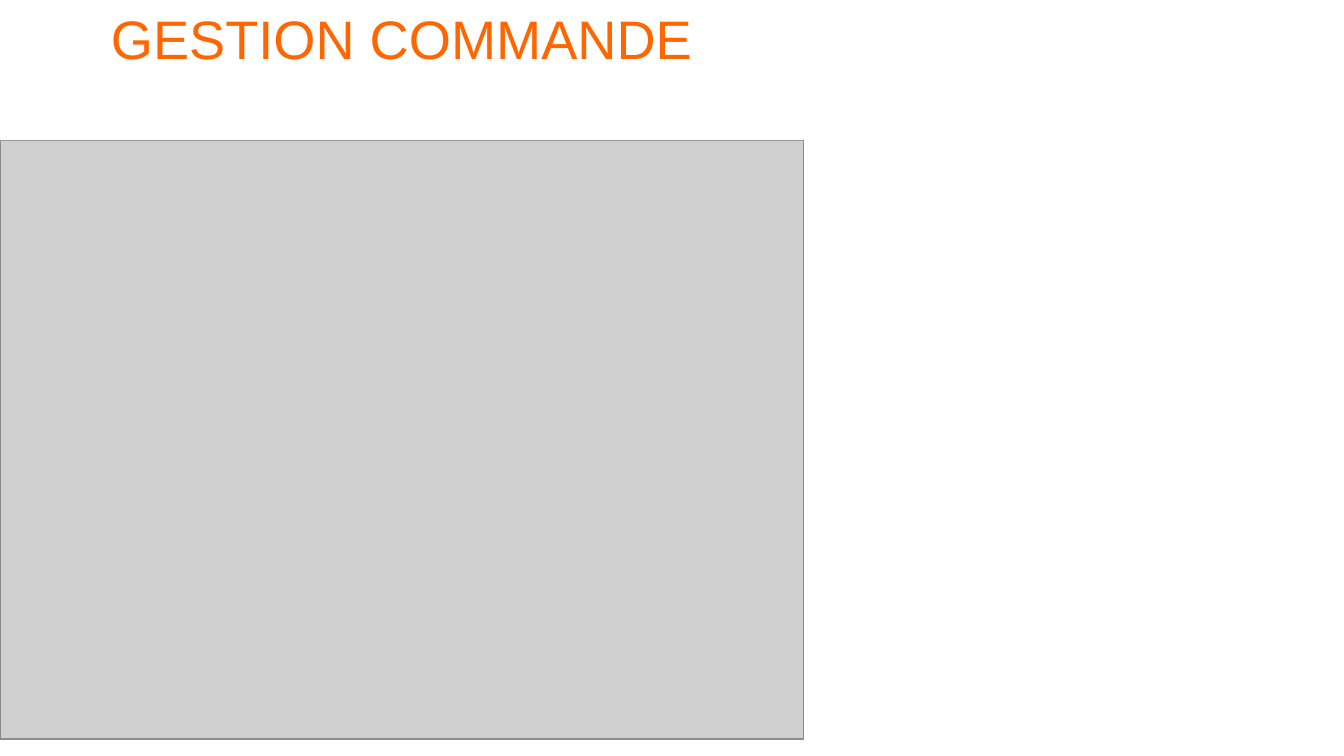
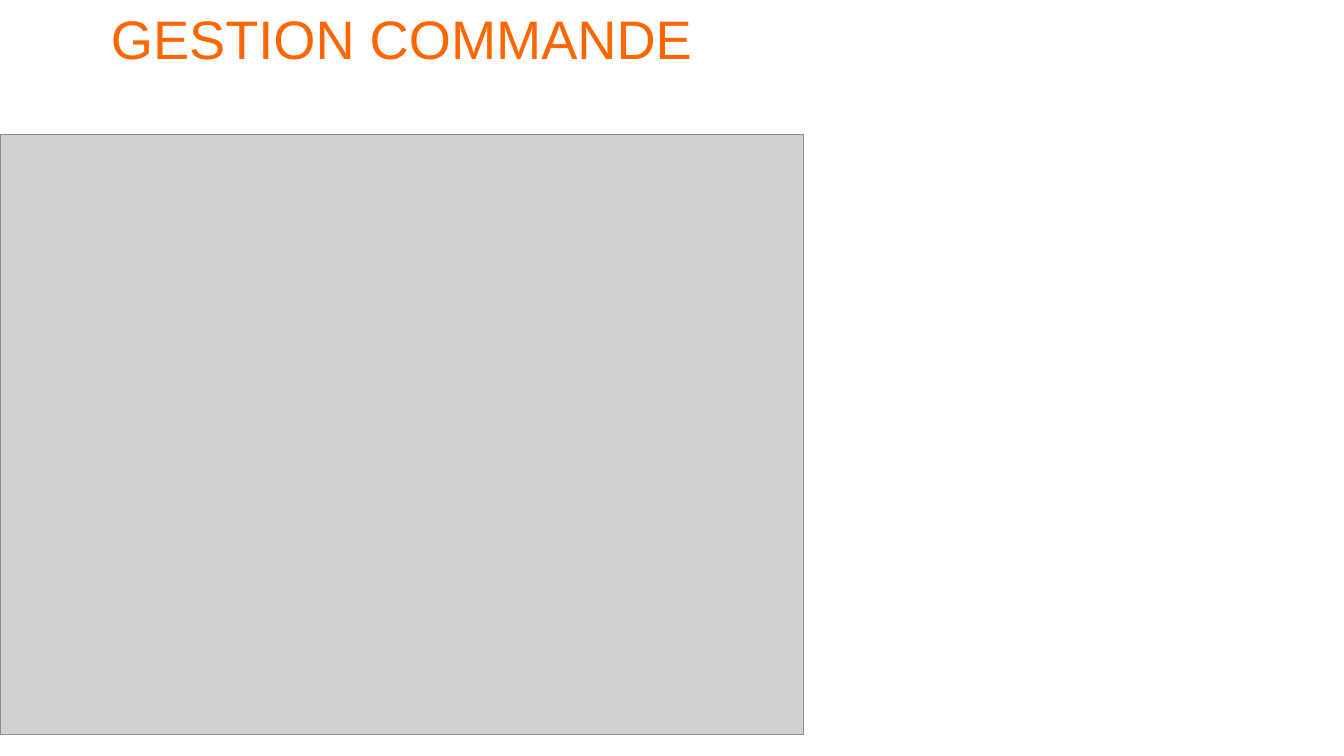
Before and after one commit to JonathanDLR/oc-pizza, a slide deck: slide 2 of Spec.odp. Drawn at 1344x756 pixels with LibreOffice and Linux fonts; fonts in the diff are those of the drawing; grey boxes stand for pictures; background and template pictures are left out. Boxes give left, top, right and bottom in pixels: in the first picture for what was removed or moved away, otherwise in the second. Text is boxed around its words. In the diff, an @@ line names an element or a change of style, - is before the commit and + after.

Commit message:
maj diag

```diff
--- a/Spec.odp
+++ b/Spec.odp
@@ title "GESTION COMMANDE" rewrapped from (x1=0, y1=0, x2=804, y2=140) to (x1=111, y1=21, x2=692, y2=60) @@
@@ picture moved from (x1=0, y1=140, x2=804, y2=740) to (x1=0, y1=134, x2=804, y2=734) @@
```
